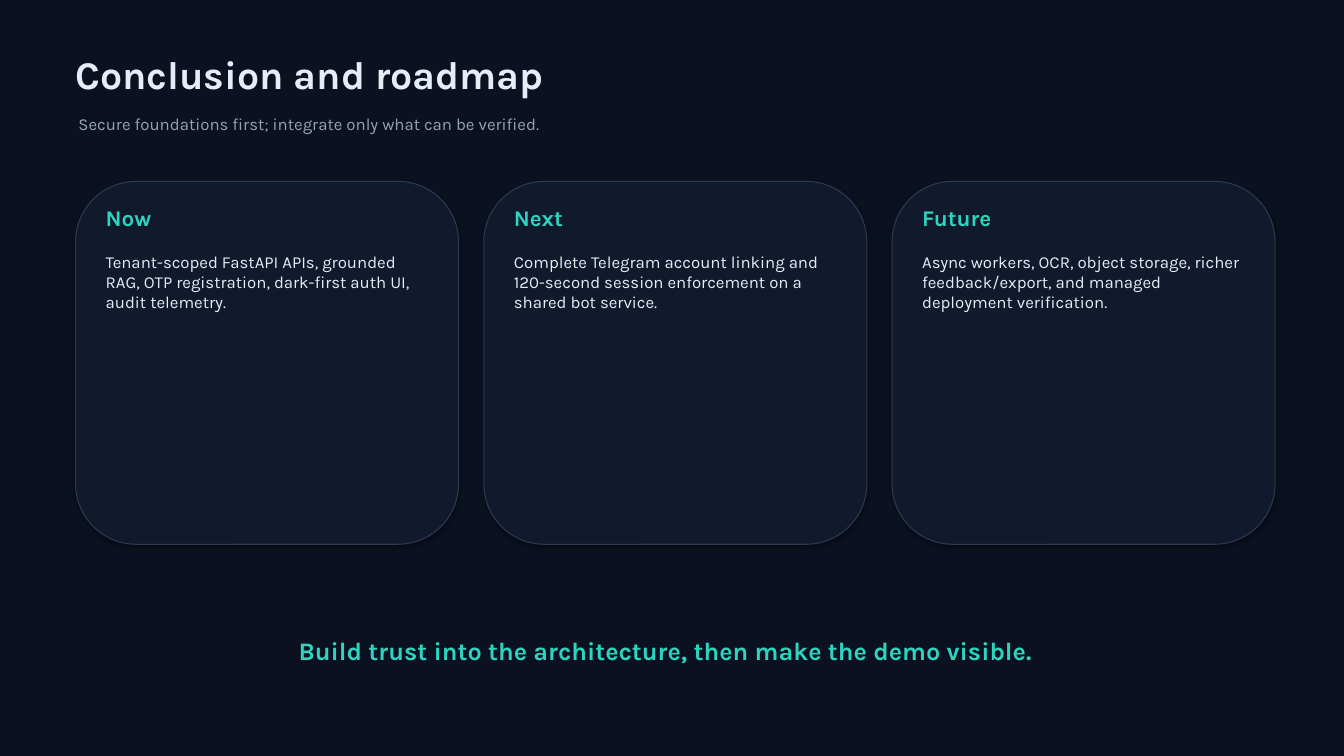
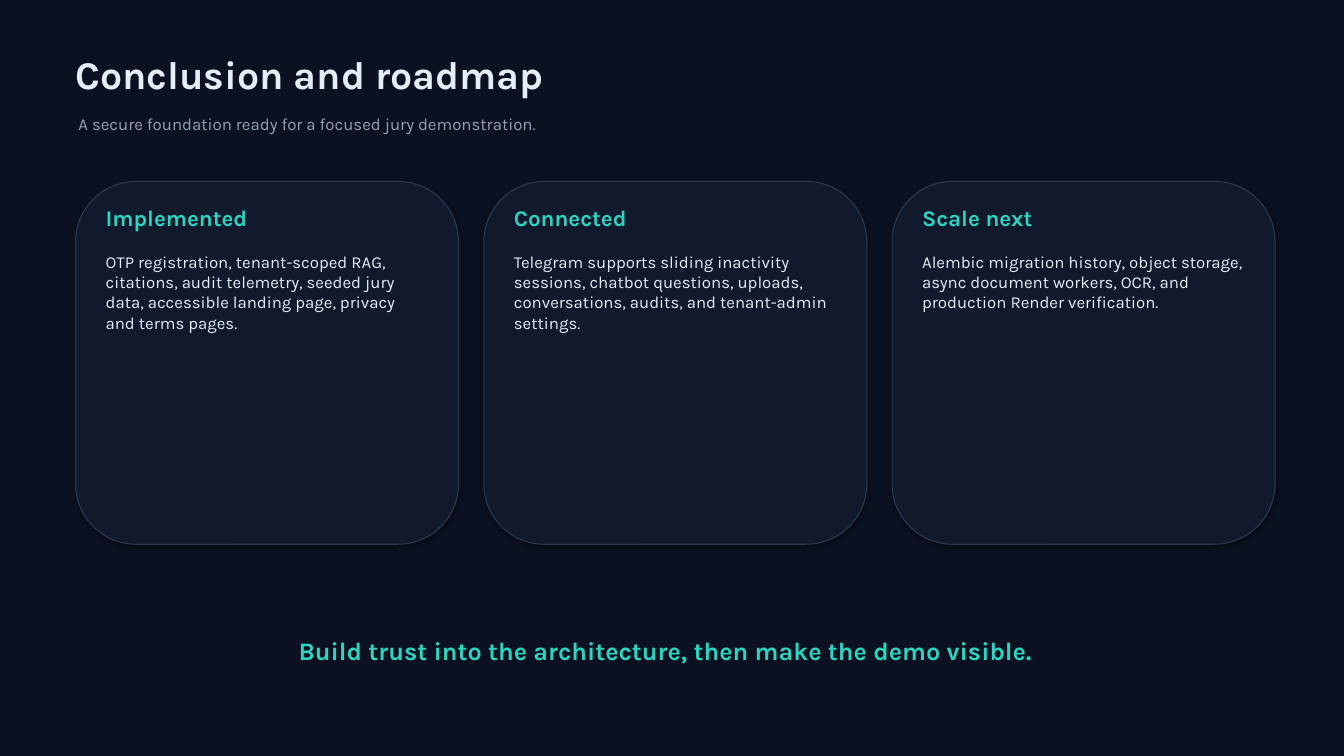
Before and after one commit to aksharganji23/tenantAI, a slide deck: slide 9 of presentation/SaaSsum_AI_Presentation.pptx. Drawn at 1344x756 pixels with LibreOffice and Linux fonts; fonts in the diff are those of the drawing. Boxes give left, top, right and bottom in pixels: in the first picture for what was removed or moved away, otherwise in the second. Text is boxed around its words. In the diff, an @@ line names an element or a change of style, - is before the commit and + after.

```diff
--- a/presentation/SaaSsum_AI_Presentation.pptx
+++ b/presentation/SaaSsum_AI_Presentation.pptx
@@ text at [78, 118, 536, 134]: text changed @@
-Secure foundations first; integrate only what can be verified.
+A secure foundation ready for a focused jury demonstration.
@@ text at [106, 210, 248, 232]: text changed @@
-Now
+Implemented
@@ text at [514, 210, 627, 227]: text changed @@
-Next
+Connected
@@ text at [922, 210, 1033, 227]: text changed @@
-Future
+Scale next
@@ text at [106, 256, 395, 333]: text changed @@
-Tenant-scoped FastAPI APIs, grounded RAG, OTP registration, dark-first auth UI, audit telemetry.
+OTP registration, tenant-scoped RAG, citations, audit telemetry, seeded jury data, accessible landing page, privacy and terms pages.
@@ text at [514, 256, 827, 333]: text changed @@
-Complete Telegram account linking and 120-second session enforcement on a shared bot service.
+Telegram supports sliding inactivity sessions, chatbot questions, uploads, conversations, audits, and tenant-admin settings.
@@ text at [922, 256, 1242, 312]: text changed @@
-Async workers, OCR, object storage, richer feedback/export, and managed deployment verification.
+Alembic migration history, object storage, async document workers, OCR, and production Render verification.
```
Also in this commit, not shown: 3 other slides changed, 10 other files.
